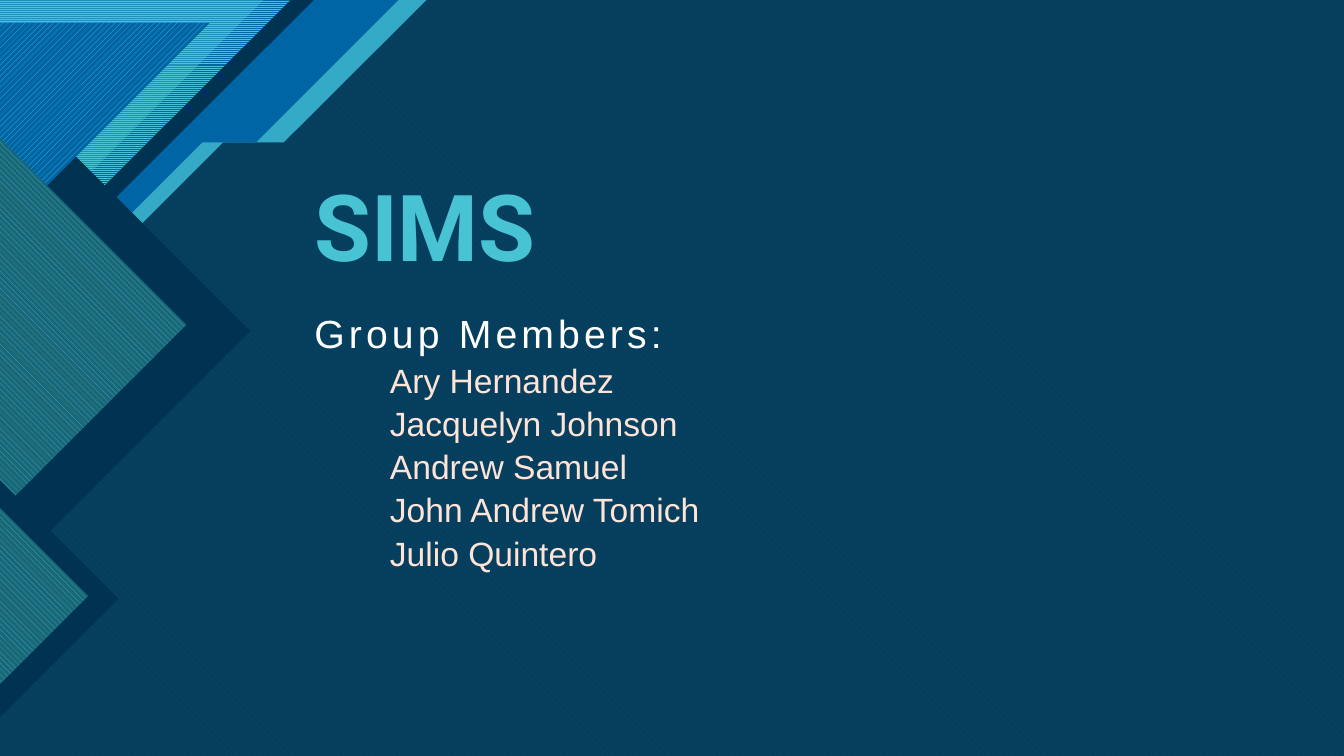
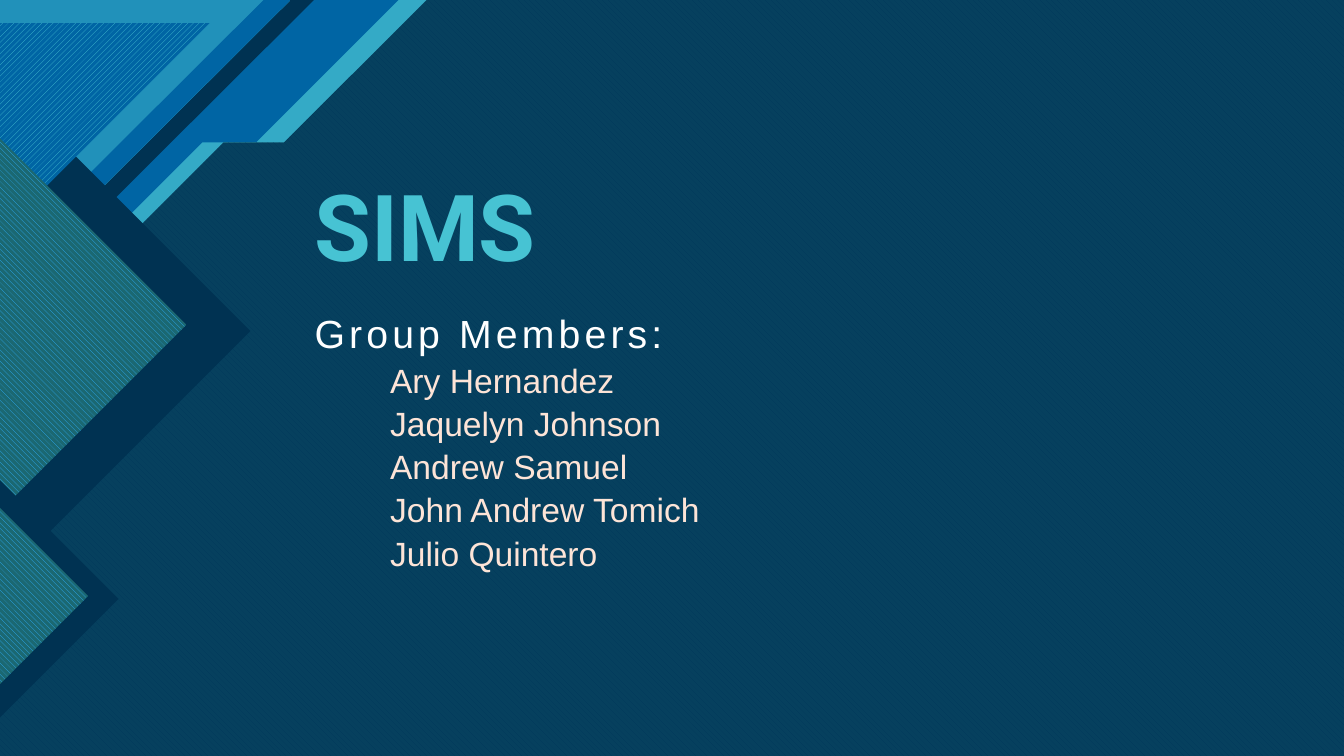
Before and after one commit to JacquelynDeHart/SIMS_CS3321, a slide deck: slide 1 of SE Final SIMS Presentation.pptx. Drawn at 1344x756 pixels with LibreOffice and Linux fonts; fonts in the diff are those of the drawing. Boxes give left, top, right and bottom in pixels: in the first picture for what was removed or moved away, otherwise in the second. Text is boxed around its words. In the diff, an @@ line names an element or a change of style, - is before the commit and + after.

```diff
--- a/SE Final SIMS Presentation.pptx
+++ b/SE Final SIMS Presentation.pptx
@@ freeform shape at (x1=0, y1=0, x2=1344, y2=756): outline redrawn @@
@@ freeform shape at (x1=0, y1=0, x2=1344, y2=756): outline redrawn @@
@@ subtitle at (x1=390, y1=368, x2=699, y2=573): list level 1 to 2 in "Ary Hernandez"; list level 1 to 2 in "Andrew Samuel"; list level 1 to 2 in "John Andrew Tomich"; list level 1 to 2 in "Julio Quintero" @@
@@ subtitle at (x1=390, y1=411, x2=661, y2=443): text changed @@
-Jacquelyn Johnson
+  Jaquelyn Johnson
```
Also in this commit, not shown: 18 other slides changed.
